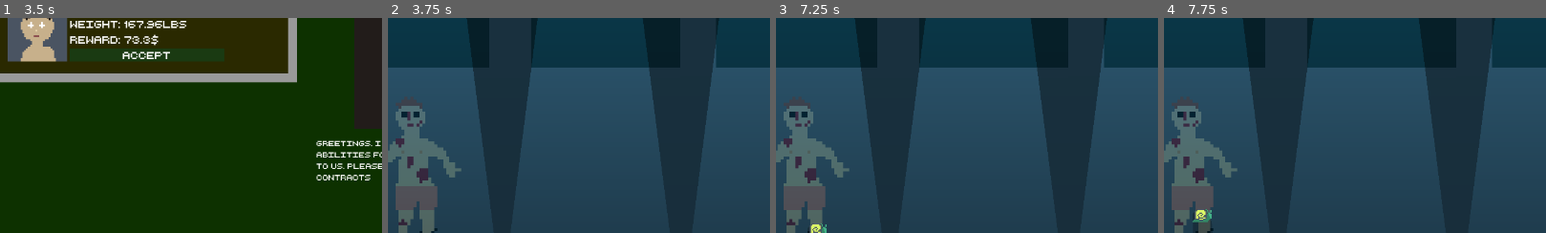
Above: before the commit, frames 1-4 (left to right).
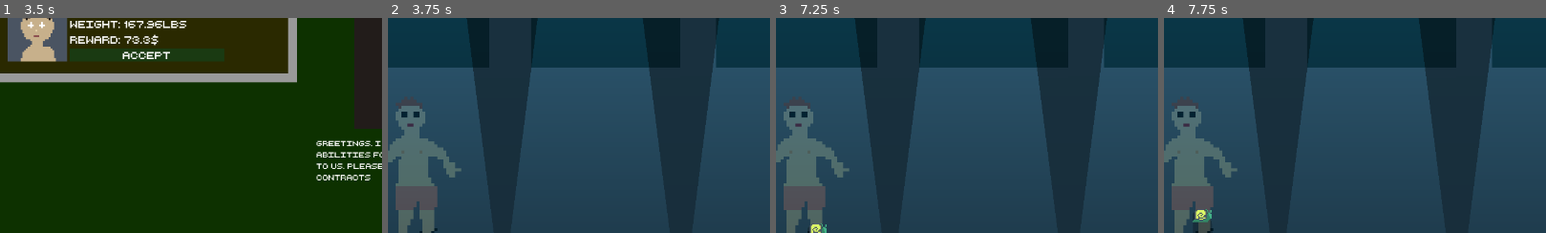
Above: after the commit, the same moments.

Repository: adrientremblay/ld56
Game: Godot game, scene res://scenes/game_screen.tscn
The game is run twice, just before and just after one commit, with the same random seed, the same clock (stepped at 60 frames per second) and the same inputs.
Inputs:
- Up to frame 1 (3.5 s): click "Buy Creatures" at 0.5 s; click "buy snail" at 1.25 s; click "Buy Creatures" at 2 s; click "Buy Creatures" at 2.75 s
- Up to frame 2 (3.75 s): click "Accept" at 3.5 s
- Up to frame 3 (7.25 s): tap Enter at 5 s
- Up to frame 4 (7.75 s): tap Space at 7.25 s
The pictures show only the part of the screen within x 12-62%, y 26-76%; the shares and areas given below are measured in that part.

Frame 1 is identical in both runs. In frame 2, 0.4% of the frame differs, in the area x 2-11%, y 43-97%; in frame 3, 0.4%; in frame 4, 0.4%.

Commit message:
Decomposition will change appearance of the corpse

Diff:
--- a/scenes/corpse.tscn
+++ b/scenes/corpse.tscn
@@ -68,8 +68,6 @@
 position = Vector2(26, -165)
 scale = Vector2(5, 5)
 sprite_frames = SubResource("SpriteFrames_ul3v6")
-frame = 1
-frame_progress = 0.715555
 script = ExtResource("2_8vtmh")
 
 [node name="FeedingArea" type="Area2D" parent="."]
--- a/scripts/corpse.gd
+++ b/scripts/corpse.gd
@@ -1,6 +1,7 @@
 class_name Corpse extends AnimatedSprite2D
 
 var person_name
+var original_weight
 var weight
 var reward
 
@@ -9,9 +10,17 @@
 func construct(person_name, weight, reward):
 	self.person_name = person_name
 	self.weight = weight
+	self.original_weight = weight
 	self.reward = reward
 
 func _process(delta: float) -> void:
 	for creature in feeding_area.get_overlapping_bodies():
 		weight -= 0.1
-		print("SUBTRACTING WEIGHT: " + str(weight))
+
+	set_decomposition_frame()
+
+func set_decomposition_frame():
+	var decomposition_decimal = 1 - (weight / original_weight)
+	var frame_float = 6.9999 * decomposition_decimal
+	var frame_number = floor(frame_float)
+	self.frame = frame_number
